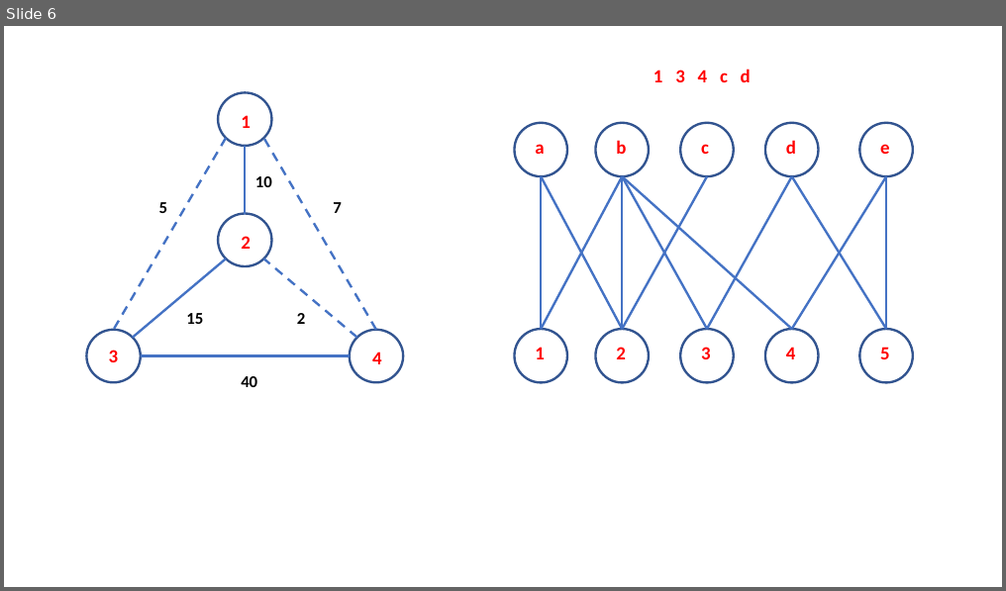
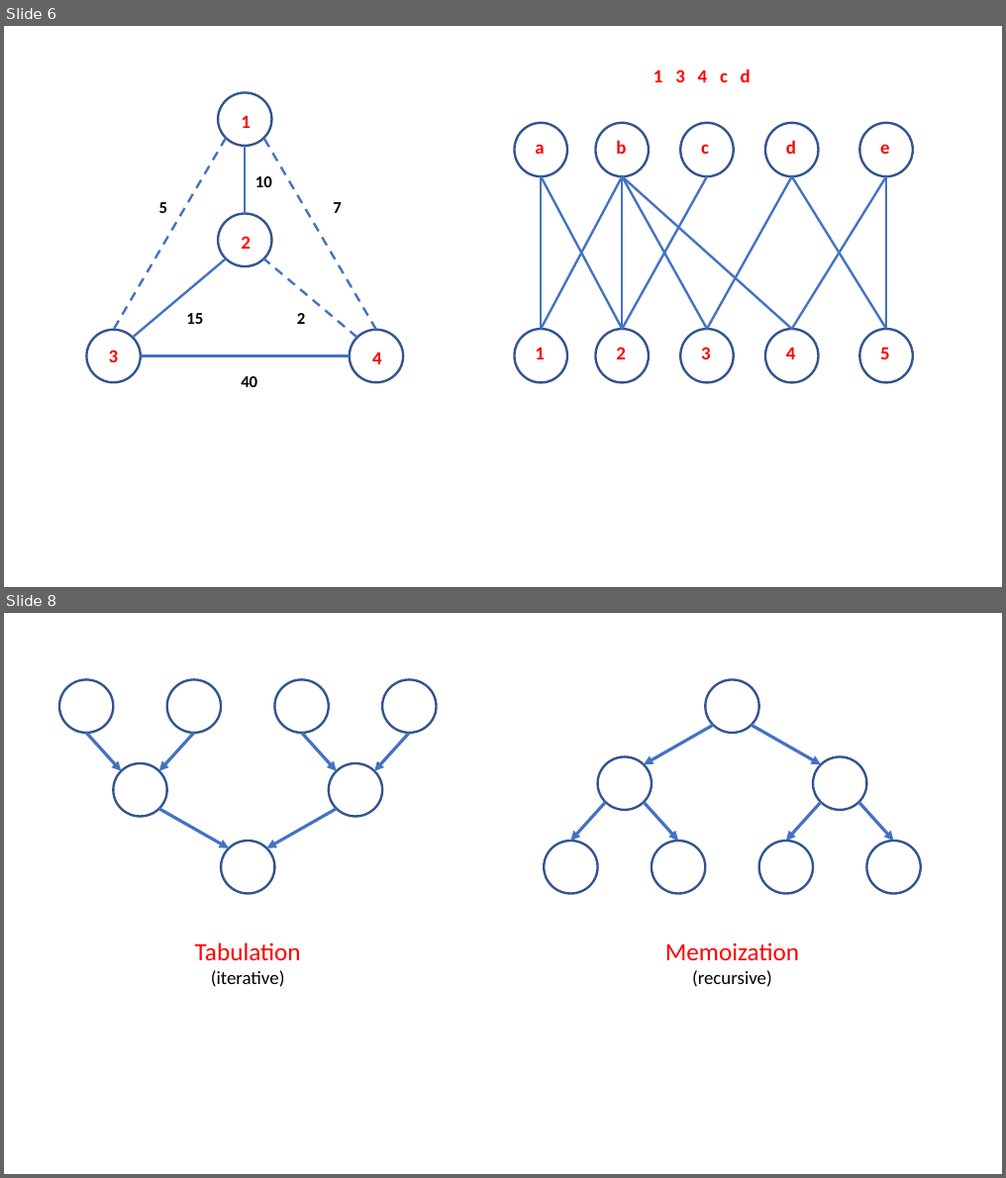
Before and after one commit to admiralrua/Algorithms-illustrated-by-Python, a slide deck: example/Illustration.pptx. Shown one above the other, each under a label of ours: slide 6 before the commit, slides 6 and 8 after it; the slides between them are not shown. The pictures are 1006x591 and 1006x1178 pixels, drawn with LibreOffice and Linux fonts; fonts in the diff are those of the drawing. Boxes give left, top, right and bottom in pixels: in the first picture for what was removed or moved away, otherwise in the second. Text is boxed around its words. In the diff, an @@ line names an element or a change of style, - is before the commit and + after.

```diff
--- a/example/Illustration.pptx
+++ b/example/Illustration.pptx
@@ slide 8 added at [4,613,1002,1174], background #FFFFFF @@
@@ group added at [59,679,436,894]: 7 ellipses, 6 arrows @@
@@ group added at [544,679,921,894]: 7 ellipses, 6 arrows @@
@@ text added at [195,943,301,987], 18 pt, text #000000 @@
+Tabulation
+(iterative)
@@ text added at [665,943,799,987], 24 pt, text #FF0000 @@
+Memoization
+(recursive)
```
Also in this commit, not shown: 5 other slides added.
